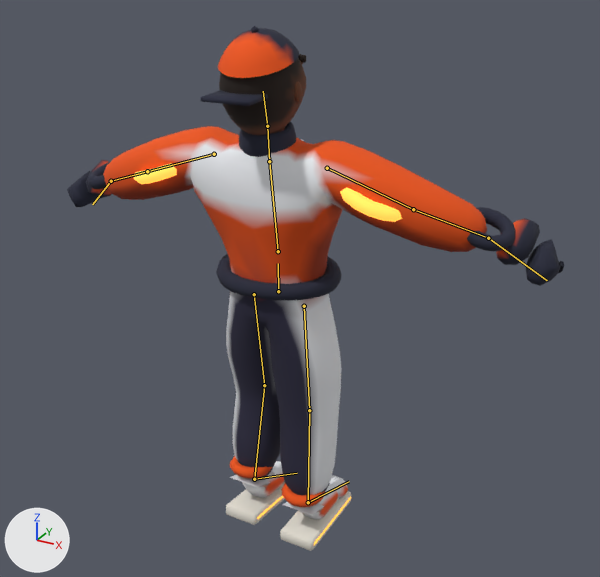
One commit to the glTF model assets/models/avatar_orange2_rig_quest.glb: the scene before it, then after it.
Camera for both pictures: a camera (50 mm lens) standing at (1.259, -2.19, 1.993) and looking at (0.066, -0.021, 0.908). Arrows for +X, +Y and +Z are at lower left; the lights stay in place. The first picture is the older version. Both versions are drawn at frame 6 of the action 'Touche'; the numbers are the values there. The bones that bend it are drawn over the model as lines.

Objects in the first picture: 'Personnage'.
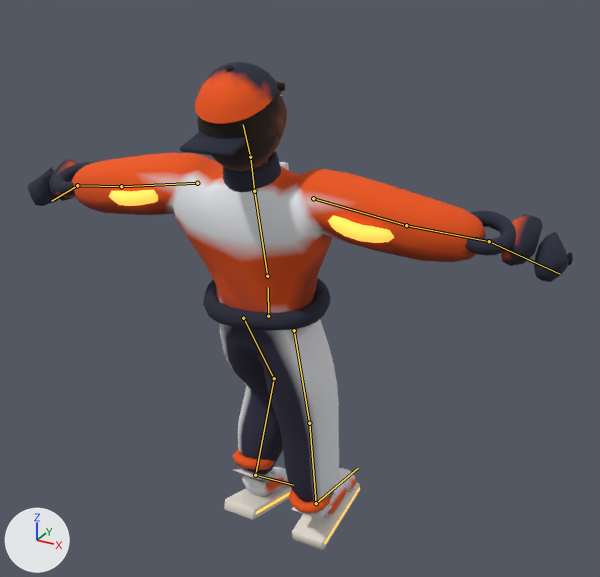
Where the change shows, as pixel boxes (x1, y1, x2, y2) in the pictures (600 x 577 px):
'Personnage', posed (10% wider, 7% shorter)
    before: (67, 26, 564, 551)
    after: (27, 62, 573, 550)
bone 'Hanches', root to tip
    before: (278, 291) to (278, 263)
    after: (268, 316) to (268, 287)
bone 'Cuisse.D', root to tip
    before: (304, 306) to (309, 410)
    after: (294, 330) to (309, 423)
bone 'Cuisse.G', root to tip
    before: (254, 294) to (264, 385)
    after: (243, 318) to (274, 378)
bone 'Tibia.G', root to tip
    before: (264, 385) to (254, 479)
    after: (274, 378) to (255, 475)
bone 'Dos', root to tip
    before: (278, 251) to (269, 161)
    after: (267, 276) to (254, 191)
bone 'Bras.D', root to tip
    before: (327, 168) to (413, 209)
    after: (313, 198) to (406, 225)
bone 'Bras.G', root to tip
    before: (214, 154) to (147, 171)
    after: (197, 183) to (121, 186)
bone 'Tete', root to tip
    before: (267, 126) to (263, 91)
    after: (250, 157) to (243, 124)

The change in detail:
Bone 'Hanches' (bone_hanches) moves from (0.0, -0.039, 0.045) to (0.0, -0.098, 0.111).
Bone 'Cuisse.D' (bone_cuisse_d) turns from (0, 0, 0) to (10, 0, 0) degrees about its own x, y and z.
Bone 'Cuisse.G' (bone_cuisse_g) turns from (9, 0, 0) to (29, -1, -1) degrees about its own x, y and z.
Bone 'Tibia.G' (bone_tibia_g) turns from (-17, 0, 0) to (-47, 1, 0) degrees about its own x, y and z.
Bone 'Dos' (bone_dos) turns from (8, 3, 0) to (14, 5, 0) degrees about its own x, y and z.
Bone 'Bras.D' (bone_bras_d) turns from (16, 0, -20) to (22, 1, -28) degrees about its own x, y and z.
Bone 'Bras.G' (bone_bras_g) turns from (16, 0, 20) to (21, 0, 29) degrees about its own x, y and z.
Bone 'Tete' (bone_tete) turns from (7, 0, 0) to (10, 0, 0) degrees about its own x, y and z.
